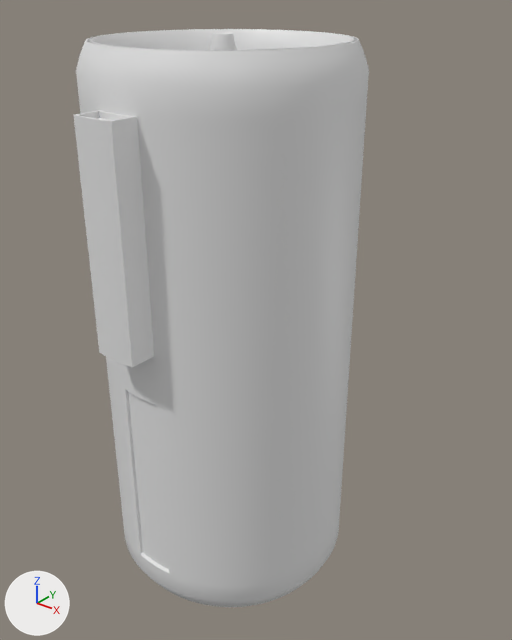
The FBX model Assets/Models/Environment/Turbine1.fbx: old version first, new version second.
Both versions are drawn from a camera (50 mm lens) standing at (8.58, -9.82, 6.46) and looking at (0.4, 0.4, 0.12). Every picture has the same lights, and +X, +Y and +Z are marked at lower left. Vertices at the same position are counted once.
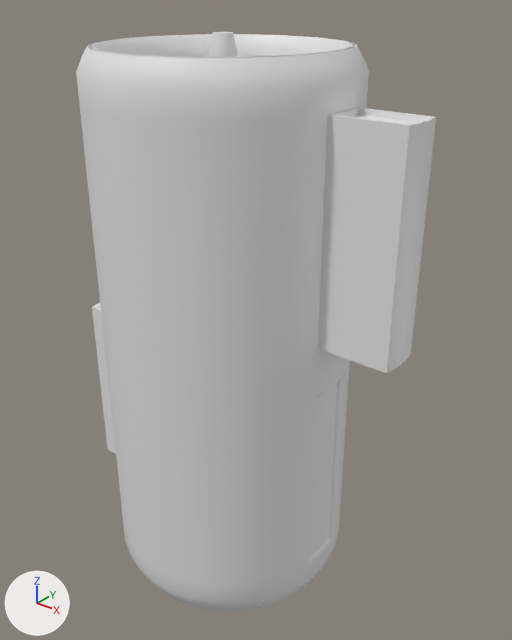
Where the change shows, as pixel boxes (x1, y1, x2, y2) in the pictures (512 x 640 px; the box of a moved part takes in the faces that stretch with it):
'Cylinder', reshaped, turned: before (73, 29, 369, 607); after (76, 32, 436, 611)
part 1 of me_cylinder, moved or reshaped (not visible before): after (317, 107, 436, 373)
part 2 of me_cylinder, moved or reshaped: before (73, 110, 154, 367); after (92, 303, 116, 454)

The change, as a list of edits to the scene's bpy script:
```text
Change me_cylinder:
    used by ob_cylinder; location = (0.0, 0.0, 0.0); rotation_euler = (-3.142, 0.0, 1.571), in degrees (-180, 0, 90)
    remove me_cylinder.from_pydata(...)  # 7466 vertices, 7164 faces; spans x -3.0..3.0, y -2.5..2.5, z -5.57..5.59
    add me_cylinder.from_pydata(...)  # 7466 vertices, 7164 faces; spans x -3.9..3.9, y -2.5..2.5, z -5.57..5.59
    me_cylinder part 1: 90 of 7466 vertices moved; they spanned x 2.92..3.0, y -0.43..0.43, z 0.49..4.55 and now span x 3.58..3.9, y -0.43..0.43, z 0.49..4.55; mean shift (0.8, 0.0, 0.0); largest move (3.0, 0.0, 0.49) -> (3.9, 0.0, 0.49)
    me_cylinder part 2: 90 of 7466 vertices moved; they spanned x -3.0..-2.92, y -0.43..0.43, z -4.58..-0.51 and now span x -3.9..-3.58, y -0.43..0.43, z -4.58..-0.51; mean shift (-0.8, 0.0, 0.0); largest move (-3.0, 0.0, -0.51) -> (-3.9, 0.0, -0.51)
Change ob_cylinder:
    ob_cylinder.rotation_euler: (-3.142, 0.0, 1.571) -> (0.0, 0.0, 0.0)  # degrees (-180, 0, 90) -> degrees (0, 0, 0)
```
